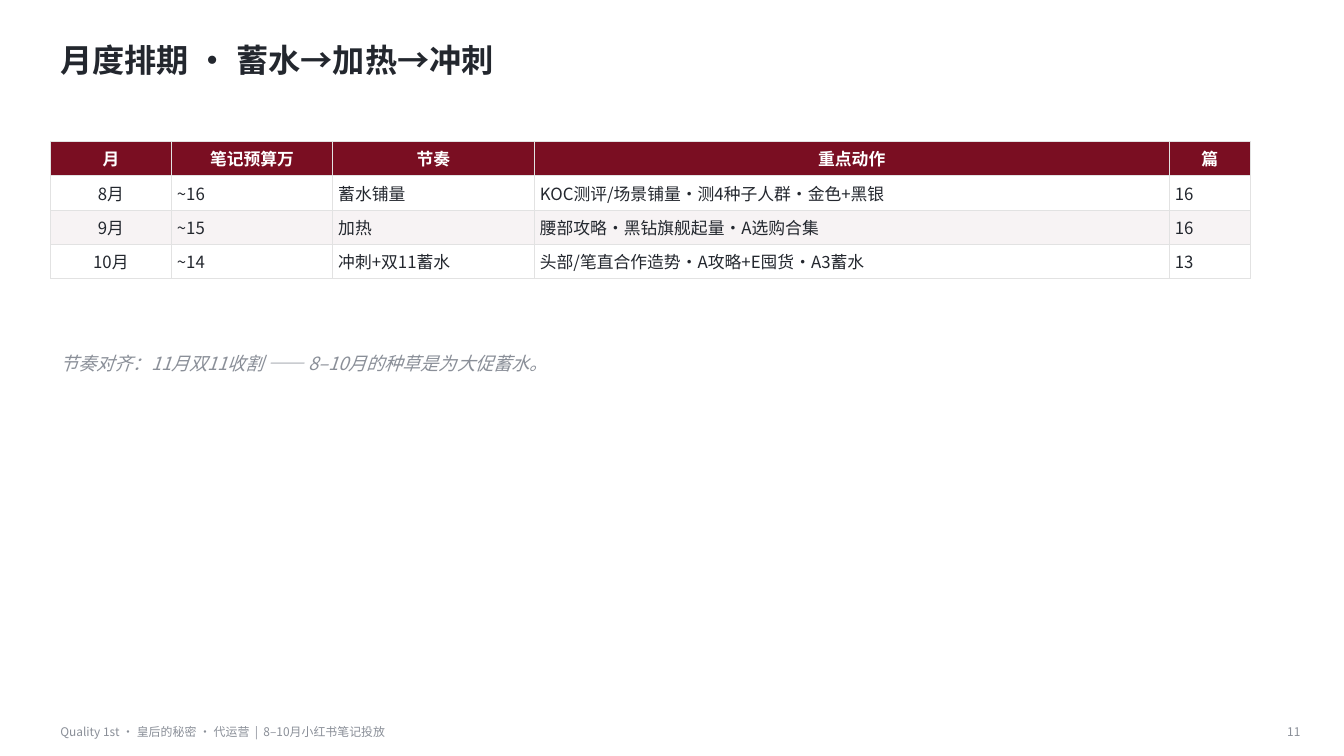
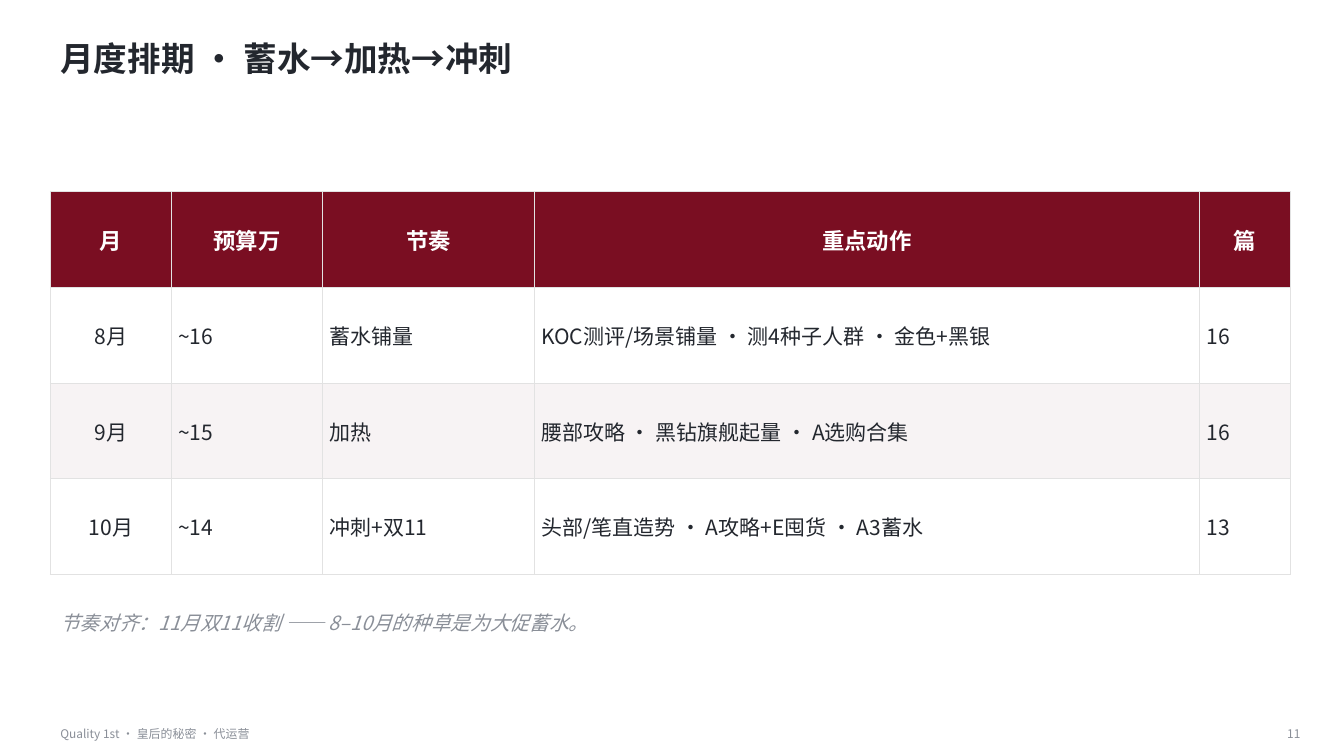
Before and after one commit to caowenwen-boop/-, a slide deck: slide 11 of docs/工作/04-营销推广/代运营-Quality1st/8-10月笔记投放/8-10月小红书笔记投放方案.pptx. Drawn at 1344x756 pixels with LibreOffice and Linux fonts; fonts in the diff are those of the drawing. Boxes give left, top, right and bottom in pixels: in the first picture for what was removed or moved away, otherwise in the second. Text is boxed around its words. In the diff, an @@ line names an element or a change of style, - is before the commit and + after.

```diff
--- a/docs/工作/04-营销推广/代运营-Quality1st/8-10月笔记投放/8-10月小红书笔记投放方案.pptx
+++ b/docs/工作/04-营销推广/代运营-Quality1st/8-10月笔记投放/8-10月小红书笔记投放方案.pptx
@@ text "月度排期 · 蓄水→加热→冲刺" at [60,42,513,74]: size 23 to 24 pt @@
@@ table at [50,192,1291,543] @@
-row 1, column 2: 笔记预算万
+row 1, column 2: 预算万
-row 2, column 4: KOC测评/场景铺量·测4种子人群·金色+黑银
+row 2, column 4: KOC测评/场景铺量 · 测4种子人群 · 金色+黑银
-row 3, column 4: 腰部攻略·黑钻旗舰起量·A选购合集
+row 3, column 4: 腰部攻略 · 黑钻旗舰起量 · A选购合集
-row 4, column 3: 冲刺+双11蓄水
+row 4, column 3: 冲刺+双11
-row 4, column 4: 头部/笔直合作造势·A攻略+E囤货·A3蓄水
+row 4, column 4: 头部/笔直造势 · A攻略+E囤货 · A3蓄水
@@ size 12 to 16 pt in "月", "节奏", "重点动作", "篇" @@
@@ size 12 to 15 pt in "8月", "~16", "蓄水铺量", "16" and 7 more places @@
@@ borders changed @@
@@ table: place and size @@
-table at [50,141,1250,275]
+table at [50,192,1291,543]
@@ text "节奏对齐：11月双11收割 —— 8–10月的种草是为大促蓄水。": place and size @@
-text "节奏对齐：11月双11收割 —— 8–10月的种草是为大促蓄水。" at [60,355,548,372]
+text "节奏对齐：11月双11收割 —— 8–10月的种草是为大促蓄水。" at [60,613,588,632]
@@ text "节奏对齐：11月双11收割 —— 8–10月的种草是为大促蓄水。" at [60,613,588,632]: size 13 to 14 pt @@
@@ text at [60,728,250,741]: text changed @@
-Quality 1st · 皇后的秘密 · 代运营 | 8–10月小红书笔记投放
+Quality 1st · 皇后的秘密 · 代运营
```
Also in this commit, not shown: 9 other slides changed.
